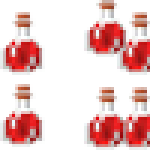
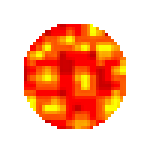
Layered file, before and after one edit (150 × 150). Changes by layer:
hid "Ambrosia" over [0, 0, 150, 150]
showed "Pozo", painted on it over [24, 24, 126, 129]
